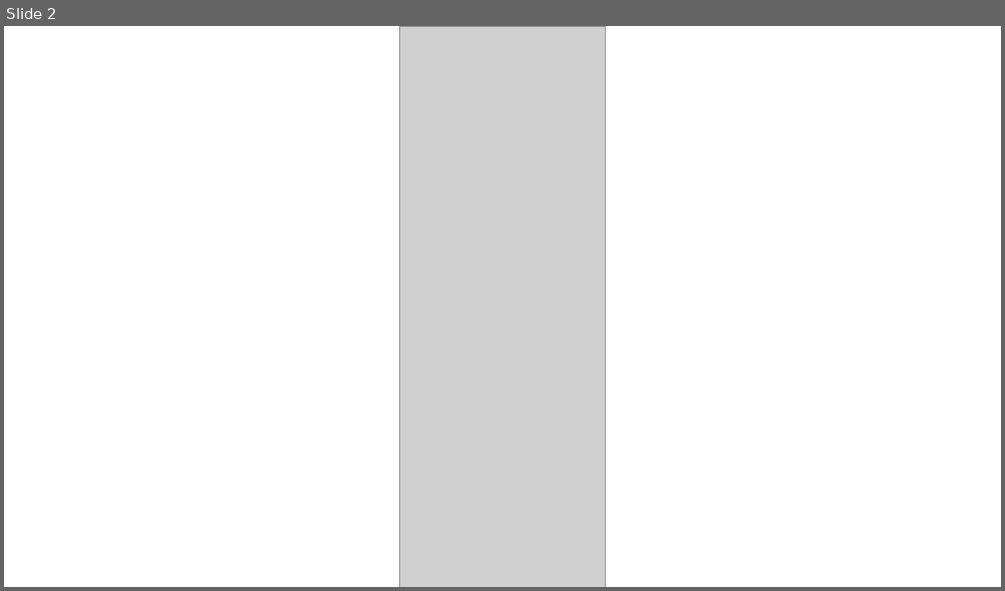
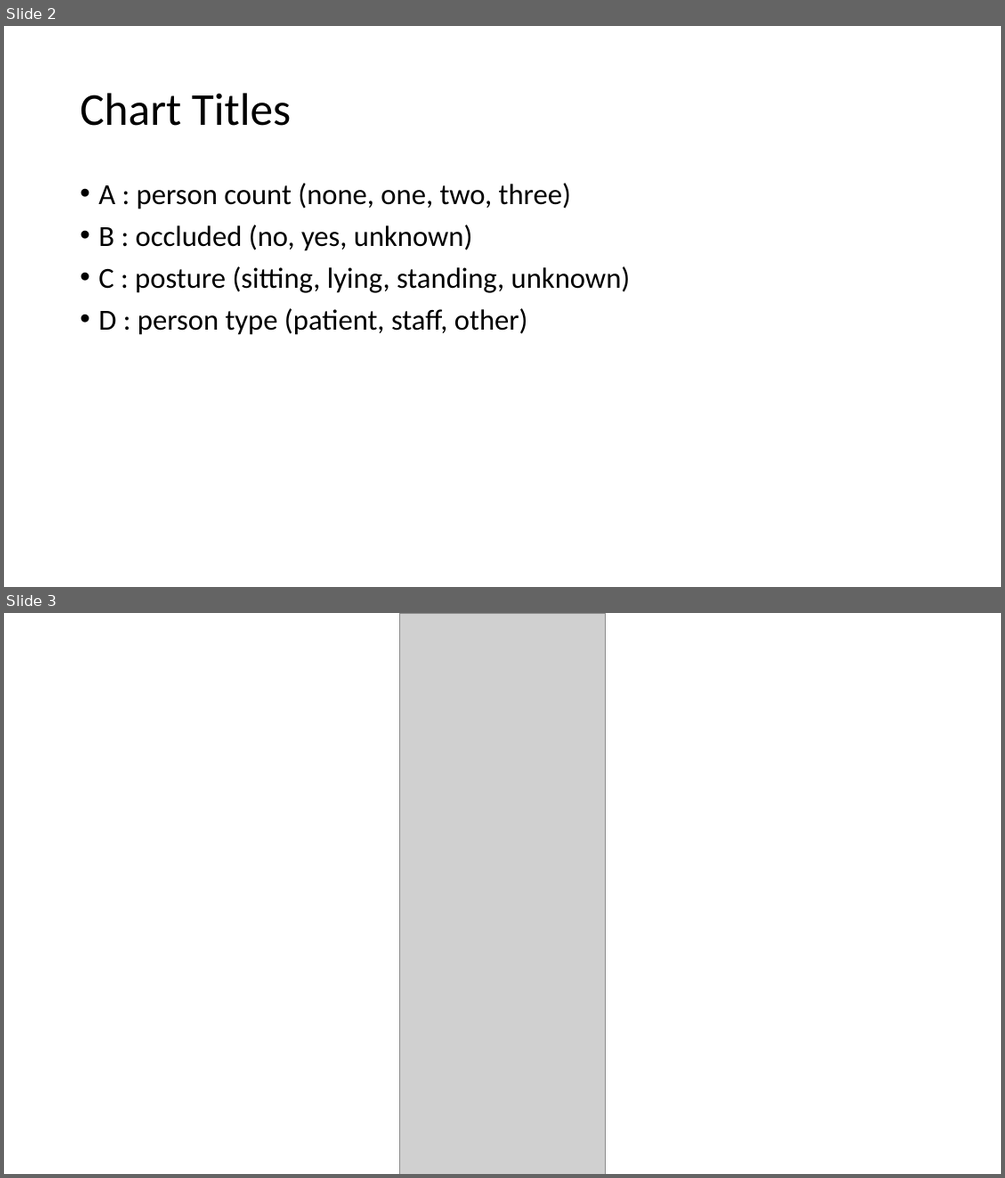
Before and after one commit to rohansanjay/lookdeep-img-classifier, a slide deck: datasets/tranch_master_basic.pptx. Shown one above the other, each under a label of ours: slide 2 before the commit, slides 2 and 3 after it. The pictures are 1005x591 and 1005x1178 pixels, drawn with LibreOffice and Linux fonts; fonts in the diff are those of the drawing; grey boxes stand for pictures. Boxes give left, top, right and bottom in pixels: in the first picture for what was removed or moved away, otherwise in the second. Text is boxed around its words. In the diff, an @@ line names an element or a change of style, - is before the commit and + after.

```diff
--- a/datasets/tranch_master_basic.pptx
+++ b/datasets/tranch_master_basic.pptx
@@ slide 2 added at (x1=4, y1=26, x2=1001, y2=587), background #FFFFFF @@
@@ title added at (x1=80, y1=93, x2=291, y2=126), 44 pt, text #000000 @@
+Chart Titles
@@ text added at (x1=98, y1=183, x2=631, y2=335), 28 pt, text #000000 @@
+• A : person count (none, one, two, three)
+• B : occluded (no, yes, unknown)
+• C : posture (sitting, lying, standing, unknown)
+• D : person type (patient, staff, other)
@@ what was slide 2 is now slide 3 @@
```
Also in this commit, not shown: 1 slide changed, 1 other file.
